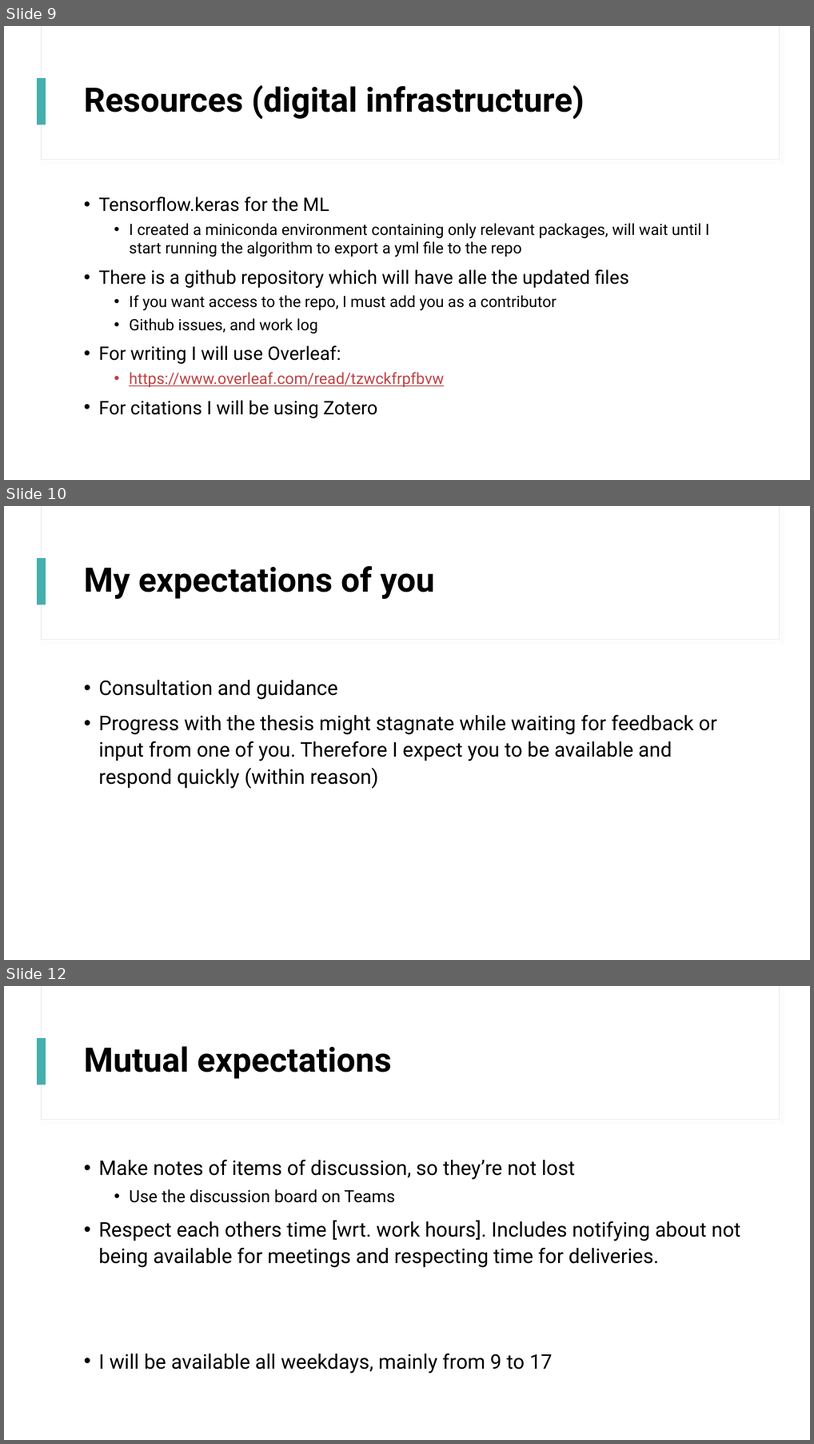
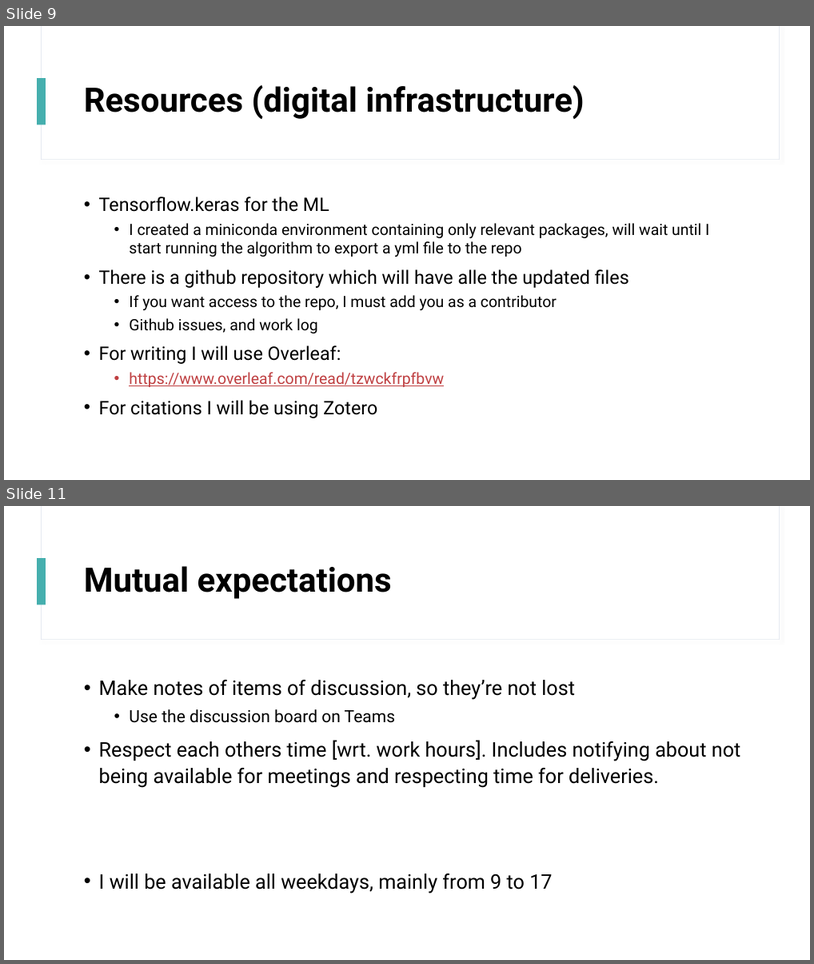
Before and after one commit to sjurmsc/MSC2023, a slide deck: Meeting Presentations/01.09.2022_Meeting.pptx. Shown one above the other, each under a label of ours: slides 9, 10 and 12 before the commit, slides 9 and 11 after it; the slides between them are not shown. The pictures are 814x1444 and 814x964 pixels, drawn with LibreOffice and Linux fonts; fonts in the diff are those of the drawing. Boxes give left, top, right and bottom in pixels: in the first picture for what was removed or moved away, otherwise in the second. Text is boxed around its words. In the diff, an @@ line names an element or a change of style, - is before the commit and + after.

```diff
--- a/Meeting Presentations/01.09.2022_Meeting.pptx
+++ b/Meeting Presentations/01.09.2022_Meeting.pptx
@@ slide 10 removed at (x1=4, y1=506, x2=810, y2=960), background #FFFFFF; not listed: 3 template elements that a slide beside it also shows @@
@@ title removed at (x1=84, y1=566, x2=435, y2=599) @@
-My expectations of you
@@ text removed at (x1=99, y1=680, x2=718, y2=788) @@
-• Consultation and guidance
-• Progress with the thesis might stagnate while waiting for feedback or input from one of you. Therefore I expect you to be available and respond quickly (within reason)
@@ what was slide 12 is now slide 11 @@
```
Also in this commit, not shown: 2 slides changed.
